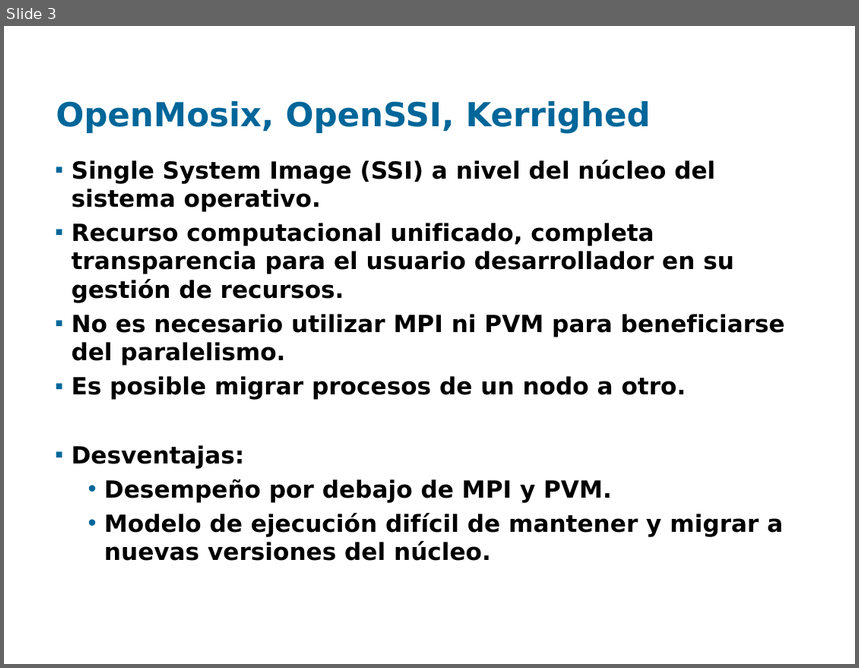
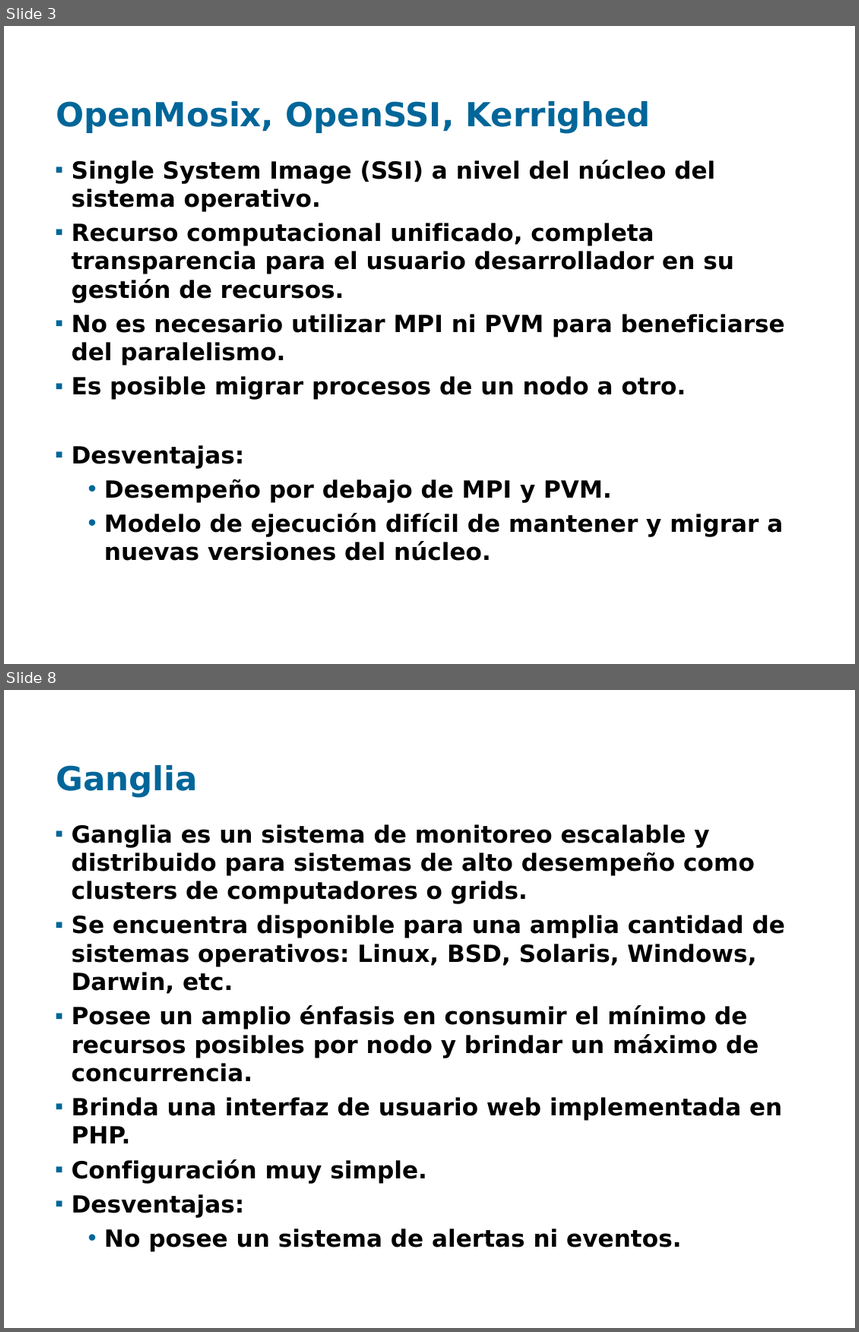
Before and after one commit to santiago-iturriaga/pgruso2007, a slide deck: Documentacion/Presentación Fenton - Santiago.ppt. Shown one above the other, each under a label of ours: slide 3 before the commit, slides 3 and 8 after it; the slides between them are not shown. The pictures are 859x668 and 859x1332 pixels, drawn with LibreOffice and Linux fonts; fonts in the diff are those of the drawing; background and template pictures are left out. Boxes give left, top, right and bottom in pixels: in the first picture for what was removed or moved away, otherwise in the second. Text is boxed around its words. In the diff, an @@ line names an element or a change of style, - is before the commit and + after.

```diff
--- a/Documentacion/Presentación Fenton - Santiago.ppt
+++ b/Documentacion/Presentación Fenton - Santiago.ppt
@@ slide 8 added at box(4, 690, 855, 1328), background picture (left out) @@
@@ title added at box(56, 765, 197, 798), 28 pt, text #006699, bold @@
+Ganglia
@@ text added at box(72, 825, 785, 1252), 20 pt, text #000000, bold @@
+▪ Ganglia es un sistema de monitoreo escalable y distribuido para sistemas de alto desempeño como clusters de computadores o grids.
+▪ Se encuentra disponible para una amplia cantidad de sistemas operativos: Linux, BSD, Solaris, Windows, Darwin, etc.
+▪ Posee un amplio énfasis en consumir el mínimo de recursos posibles por nodo y brindar un máximo de concurrencia.
+▪ Brinda una interfaz de usuario web implementada en PHP.
+▪ Configuración muy simple.
+▪ Desventajas:
+  • No posee un sistema de alertas ni eventos.
```
Also in this commit, not shown: 3 slides changed, 5 other slides added, 4 slides removed.
